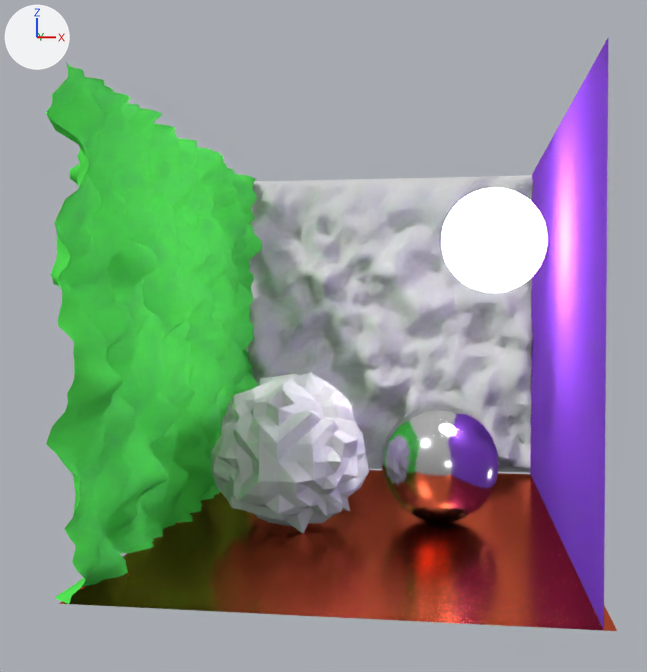
A saved change to the Blender file scenes/dev/dev.blend.
Both versions are drawn from a 50 mm camera at (1.8, -16.52, 4.31) aimed at (-0.93, 2.17, 3.83). Every picture has the same lights, and +X, +Y and +Z are marked at upper left.

In view in the first picture: 'Sphere', 'Sphere.001', 'Sphere.002', 'back', 'floor', 'left', 'right'.
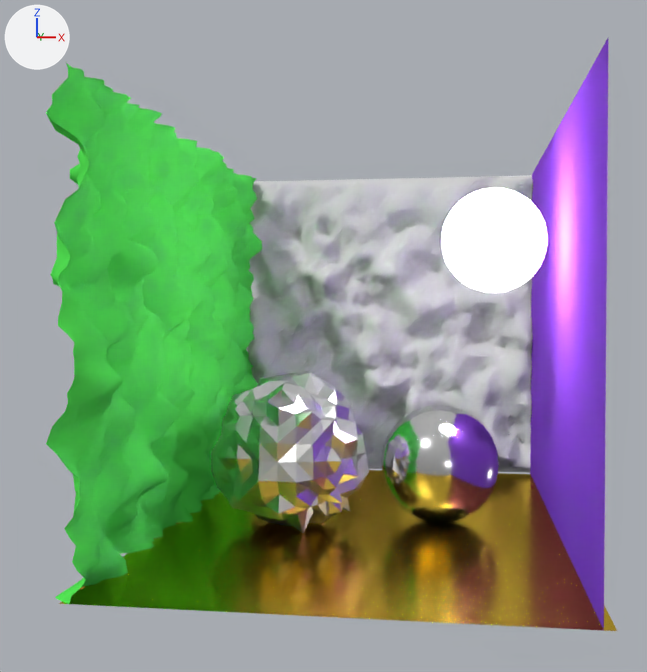
The change, as a list of edits to the scene's bpy script:
```text
Change mat_target2:
    where n0 = _N.new('ShaderNodeOutputMaterial'); n0.name = 'Material Output'
    remove n1 = _N.new('ShaderNodeBsdfDiffuse'); n1.name = 'Diffuse BSDF'
    remove _L.new(n1.outputs[0], n0.inputs[0])  # 'BSDF' to 'Surface'
    add n2 = _N.new('ShaderNodeBsdfAnisotropic'); n2.name = 'Glossy BSDF'
    add n2.distribution = 'GGX'
    add n2.inputs[1].default_value = 0.3  # 'Roughness'
    add _L.new(n2.outputs[0], n0.inputs[0])  # 'BSDF' to 'Surface'
Change mat_glossy:
    where n1 = _N.new('ShaderNodeBsdfAnisotropic'); n1.name = 'Glossy BSDF'
    n1.inputs[0].default_value: (0.872, 0.139, 0.0597, 1.0) -> (0.872, 0.582, 0.0597, 1.0)  # 'Color', orange #f06845 -> 'Color', yellow #f0c945
```

Where the change shows, as pixel boxes [x1, y1, x2, y2] in the pictures (647 x 672 px):
'floor', recoloured
    both: [59, 470, 617, 631]
'Sphere.002', surface changed
    both: [211, 373, 369, 533]
